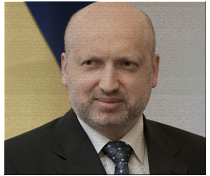
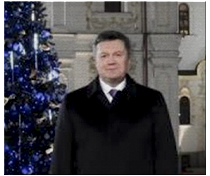
Layered file, before and after one edit (w=210, h=176). Changes by layer:
added layer "Шар 4" above "Шар 3 копія" over bbox(4, 1, 206, 175)
hid "Шар 3 копія" over bbox(4, 1, 206, 175)
